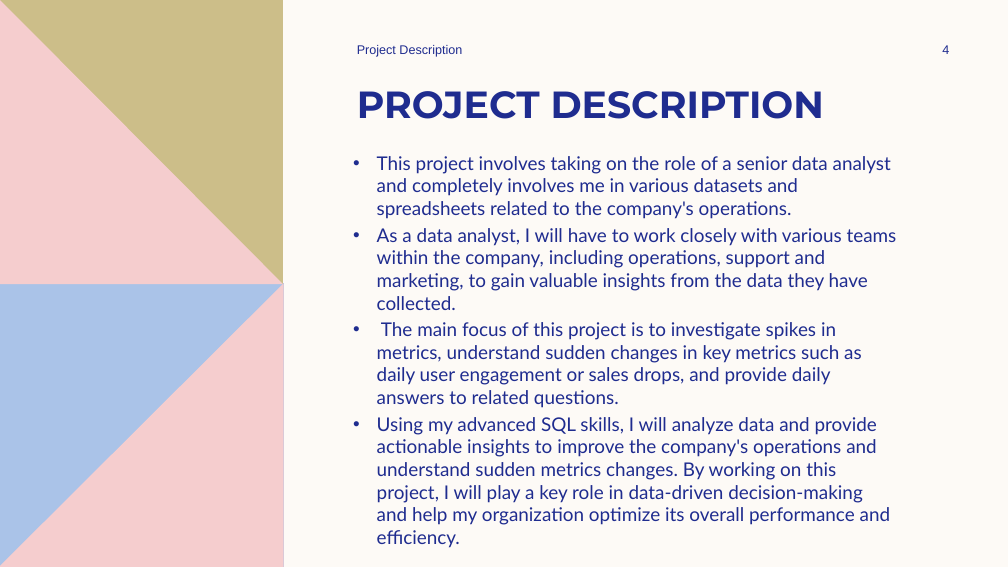
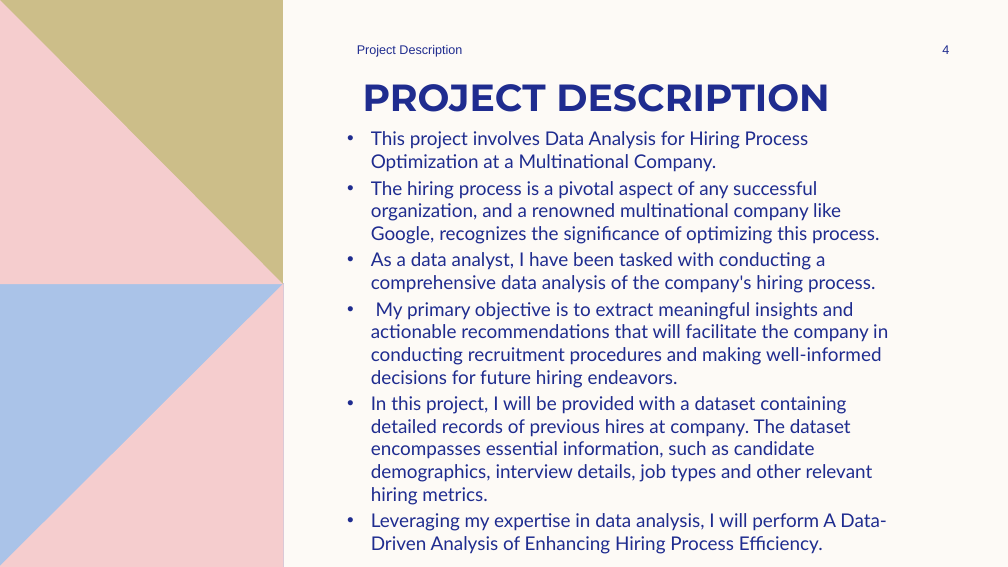
Before and after one commit to ShindeYash/Hiring_Process_Analytics, a slide deck: slide 4 of Report - Hiring_Process_Analytics.pptx. Drawn at 1008x567 pixels with LibreOffice and Linux fonts; fonts in the diff are those of the drawing. Boxes give left, top, right and bottom in pixels: in the first picture for what was removed or moved away, otherwise in the second. Text is boxed around its words. In the diff, an @@ line names an element or a change of style, - is before the commit and + after.

```diff
--- a/Report - Hiring_Process_Analytics.pptx
+++ b/Report - Hiring_Process_Analytics.pptx
@@ title "PROJECT DESCRIPTION": place and size @@
-title "PROJECT DESCRIPTION" at [357,91,824,119]
+title "PROJECT DESCRIPTION" at [363,84,829,112]
@@ text at [371,131,888,554]: text changed @@
-• This project involves taking on the role of a senior data analyst and completely involves me in various datasets and spreadsheets related to the company's operations.
-• As a data analyst, I will have to work closely with various teams within the company, including operations, support and marketing, to gain valuable insights from the data they have collected.
-• The main focus of this project is to investigate spikes in metrics, understand sudden changes in key metrics such as daily user engagement or sales drops, and provide daily answers to related questions.
-• Using my advanced SQL skills, I will analyze data and provide actionable insights to improve the company's operations and understand sudden metrics changes. By working on this project, I will play a key role in data-driven decision-making and help my organization optimize its overall performance and efficiency.
+• This project involves Data Analysis for Hiring Process Optimization at a Multinational Company.
+• The hiring process is a pivotal aspect of any successful organization, and a renowned multinational company like Google, recognizes the significance of optimizing this process.
+• As a data analyst, I have been tasked with conducting a comprehensive data analysis of the company's hiring process.
+• My primary objective is to extract meaningful insights and actionable recommendations that will facilitate the company in conducting recruitment procedures and making well-informed decisions for future hiring endeavors.
+• In this project, I will be provided with a dataset containing detailed records of previous hires at company. The dataset encompasses essential information, such as candidate demographics, interview details, job types and other relevant hiring metrics.
+• Leveraging my expertise in data analysis, I will perform A Data-Driven Analysis of Enhancing Hiring Process Efficiency.
```
Also in this commit, not shown: 3 other slides changed, 8 slides added, 5 slides removed, 3 other files.
